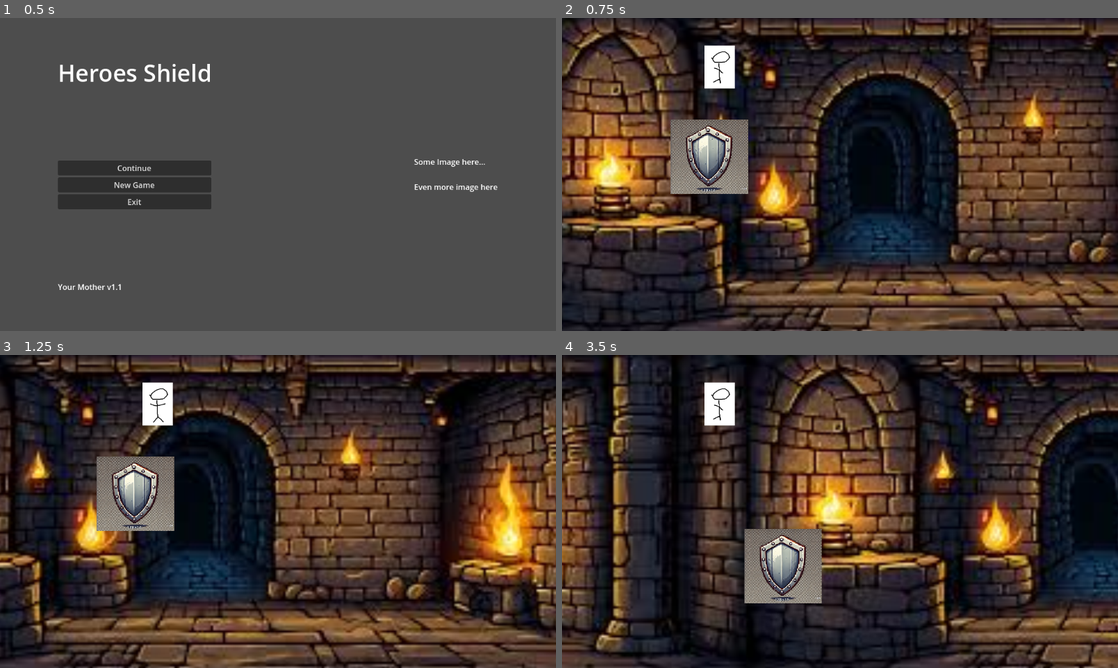
Above: before the commit, frames 1-4 (two rows, left to right).
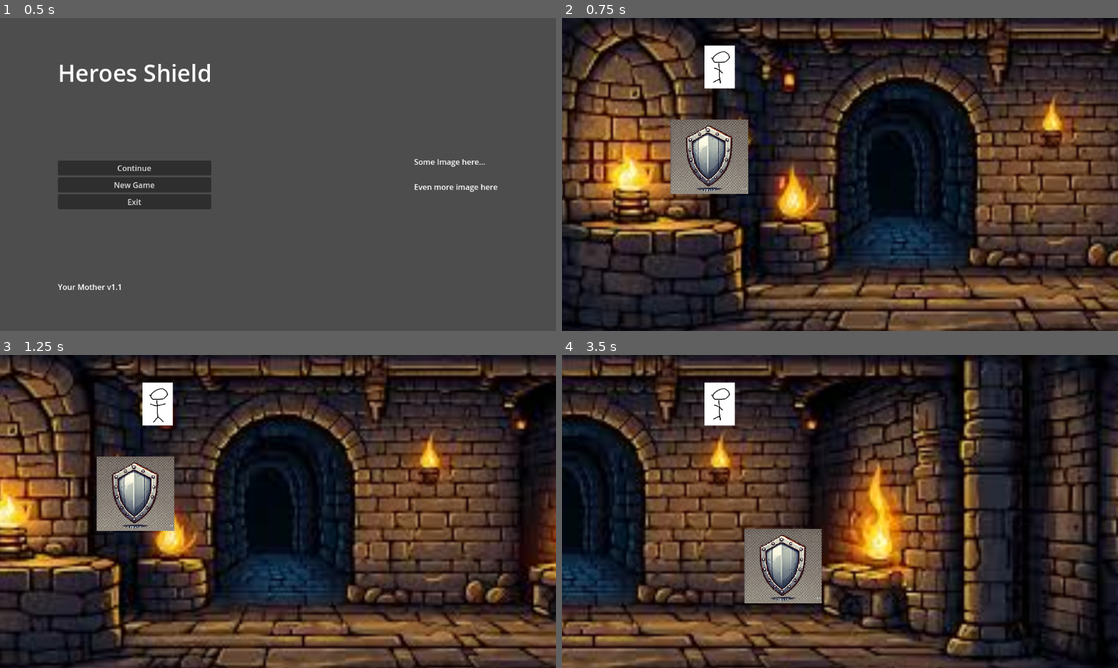
Above: after the commit, the same moments.

Repository: Cookie-Tin-Studios/Heroes-Shield
Game: Godot game, scene res://scenes/menu/main_menu.tscn
The game is run twice, just before and just after one commit, with the same random seed, the same clock (stepped at 60 frames per second) and the same inputs.
Inputs:
- Up to frame 1 (0.5 s): no input
- Up to frame 2 (0.75 s): click "New Game" at 0.5 s
- Up to frame 3 (1.25 s): no input
- Up to frame 4 (3.5 s): hold Right (ui_right) 1.28-2.03 s; hold Down (ui_down) 2.03-2.78 s; hold Right (ui_right) from 2.78 s (still down)

Frame 1 is identical in both runs. In frame 2, 52% of the frame differs, in the area x 0-100%, y 0-100%; in frame 3, 68%; in frame 4, 75%.

Commit message:
Set layer scale to .5

Diff:
--- a/scenes/background.tscn
+++ b/scenes/background.tscn
@@ -6,6 +6,7 @@
 
 [node name="ParallaxLayer" type="ParallaxLayer" parent="."]
 position = Vector2(1, 0)
+motion_scale = Vector2(0.5, 0.5)
 motion_mirroring = Vector2(367, 0)
 
 [node name="Sprite2D" type="Sprite2D" parent="ParallaxLayer"]
